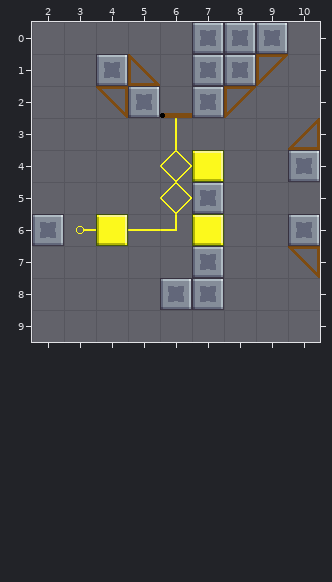
Two versions of a level (Tiled map (JSON), Assets/Level_Editor/TileMap/Room_64.tmj). This is how it looked before the edit.
Cells are 32x32 px. Shown: x 2..10, y 0..9.
Once edited:
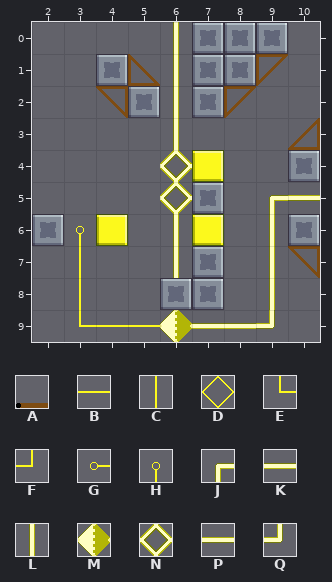
Key: from "tileSet": A 83 "door", B 158 "cable_wire", C 167 "cable_wire", D 168 "cable_connect", E 177 "cable_wire", F 179 "cable_wire", G 187 "cable_source", H 189 "cable_source", J 210 "cable_wire", K 211 "cable_wire", L 220 "cable_wire", M 221 "cable_link", N 223 "cable_connect", P 231 "cable_wire", Q 232 "cable_wire".
_ is an empty cell.
Change:
Layer "Overlap":
y 0..1: x 6 _ -> L
y 2: x 6 A -> L
y 3: x 6 C -> L
y 4: x 6 D -> N
y 5: x 6 D -> N; x 9..10 __ -> JP
y 6: x 3 G -> H; x 5..6 BF -> _L; x 9 _ -> L
y 7: x 3 _ -> C; x 6 _ -> L; x 9 _ -> L
y 8: x 3 _ -> C; x 9 _ -> L
y 9: x 3..9 _______ -> EBBMKKQ
